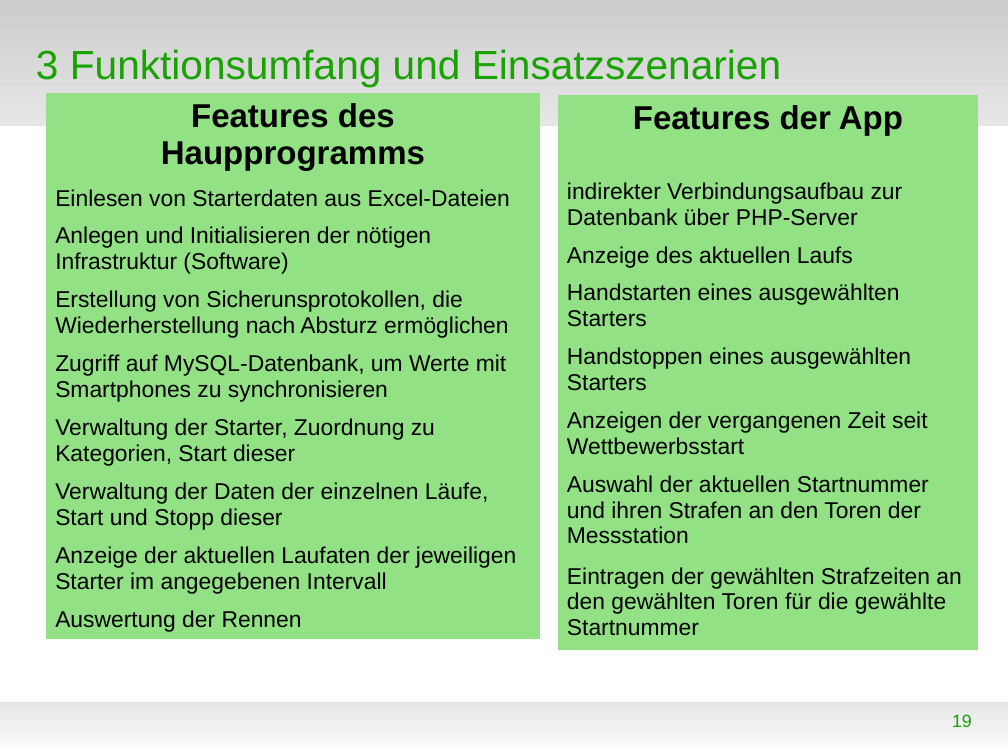
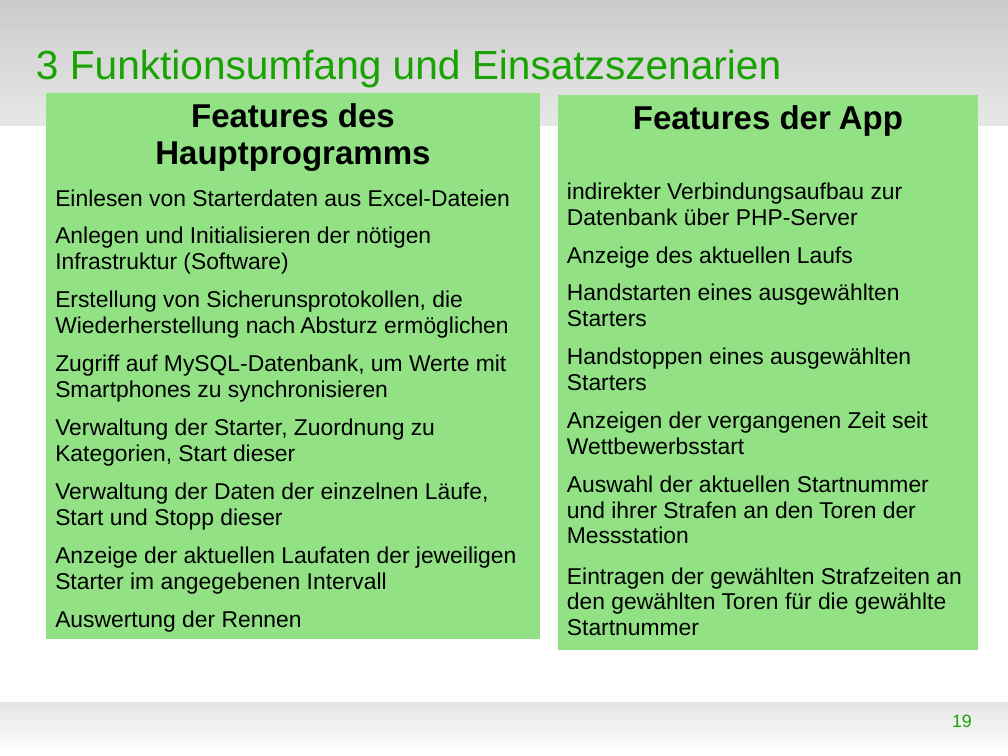
Before and after one commit to WorldofJARcraft/Kanu-s.a.M., a slide deck: slide 19 of Präsentation/Präsentation.odp. Drawn at 1008x756 pixels with LibreOffice and Linux fonts; fonts in the diff are those of the drawing; background and template pictures are left out. Boxes give left, top, right and bottom in pixels: in the first picture for what was removed or moved away, otherwise in the second. Text is boxed around its words. In the diff, an @@ line names an element or a change of style, - is before the commit and + after.

```diff
--- a/Präsentation/Präsentation.odp
+++ b/Präsentation/Präsentation.odp
@@ table at (x1=47, y1=93, x2=541, y2=636) @@
-row 1, column 1: Features des Haupprogramms
+row 1, column 1: Features des Hauptprogramms
@@ table at (x1=558, y1=95, x2=979, y2=640) @@
-row 7, column 1: Auswahl der aktuellen Startnummer und ihren Strafen an den Toren der Messstation
+row 7, column 1: Auswahl der aktuellen Startnummer und ihrer Strafen an den Toren der Messstation
```
Also in this commit, not shown: 7 other slides changed, 9 slides added, 1 other file.
